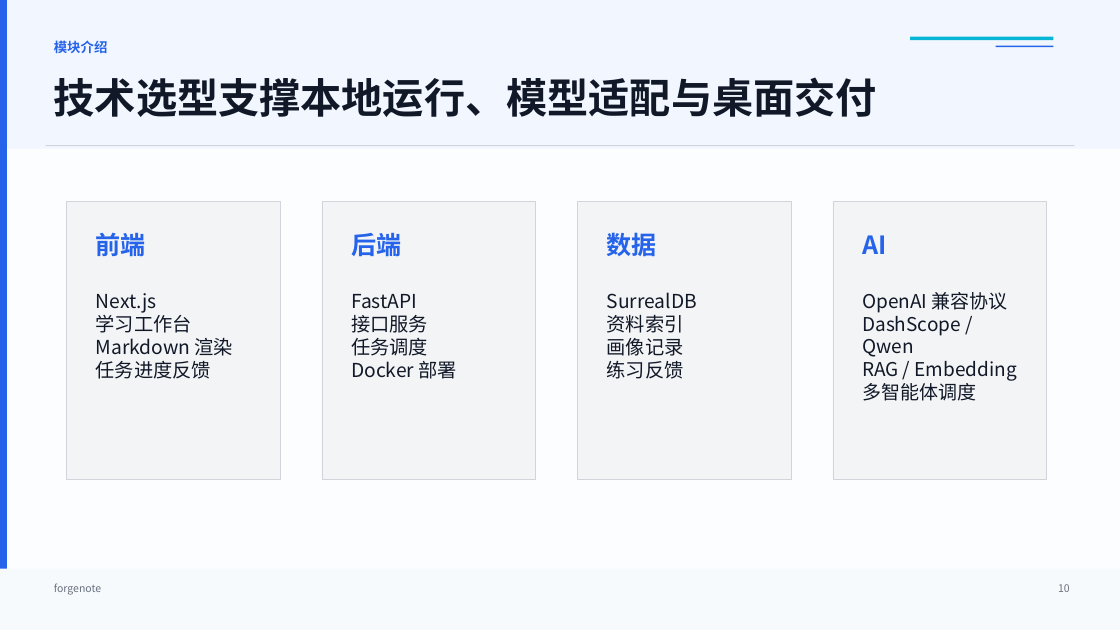
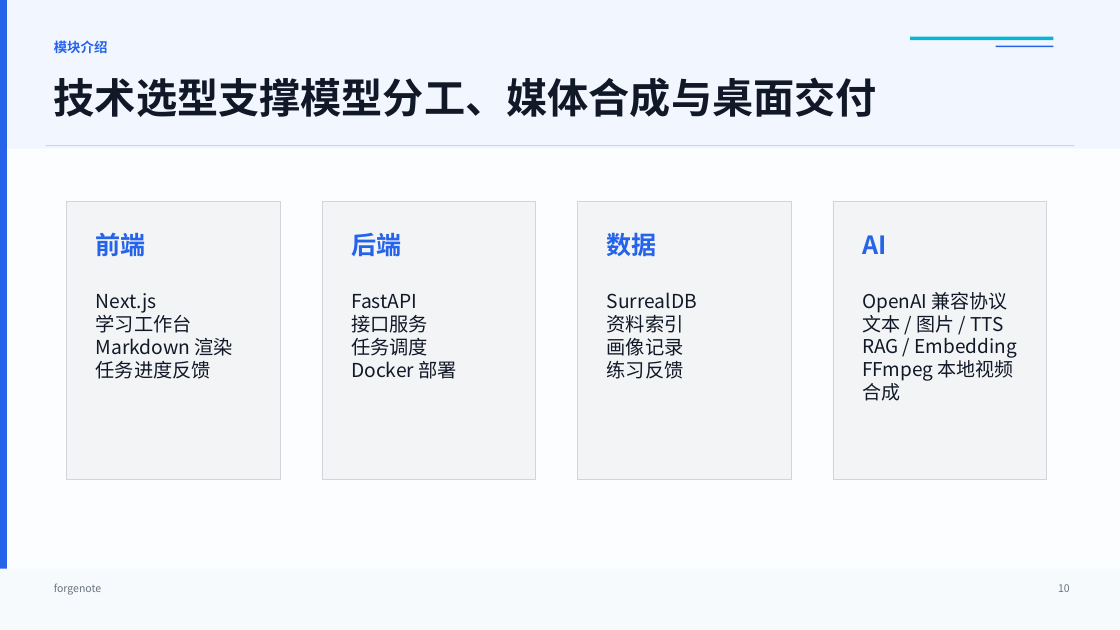
Before and after one commit to kylin0421/ForgeNote, a slide deck: slide 10 of to_be_submitted_docs/答辩.pptx. Drawn at 1120x630 pixels with LibreOffice and Linux fonts; fonts in the diff are those of the drawing. Boxes give left, top, right and bottom in pixels: in the first picture for what was removed or moved away, otherwise in the second. Text is boxed around its words. In the diff, an @@ line names an element or a change of style, - is before the commit and + after.

```diff
--- a/to_be_submitted_docs/答辩.pptx
+++ b/to_be_submitted_docs/答辩.pptx
@@ text at (54,77,877,117): text changed @@
-技术选型支撑本地运行、模型适配与桌面交付
+技术选型支撑模型分工、媒体合成与桌面交付
@@ text at (862,311,1003,333): text changed @@
-DashScope / Qwen
+文本 / 图片 / TTS
@@ text at (862,357,1014,401): text changed @@
-多智能体调度
+FFmpeg 本地视频合成
```
Also in this commit, not shown: 3 other slides changed, 28 other files.
